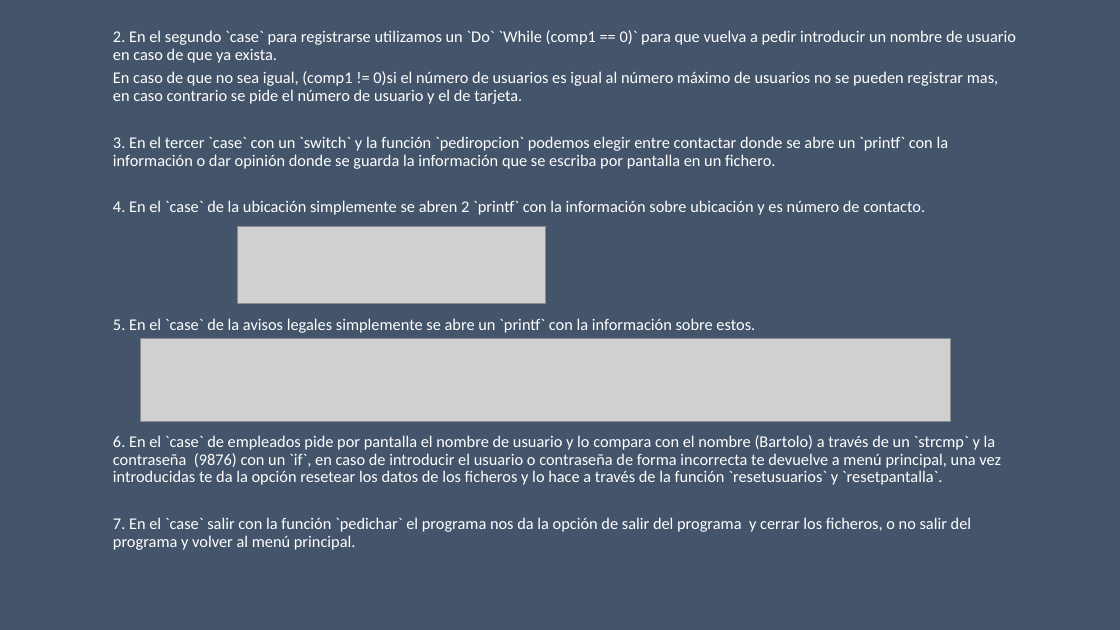
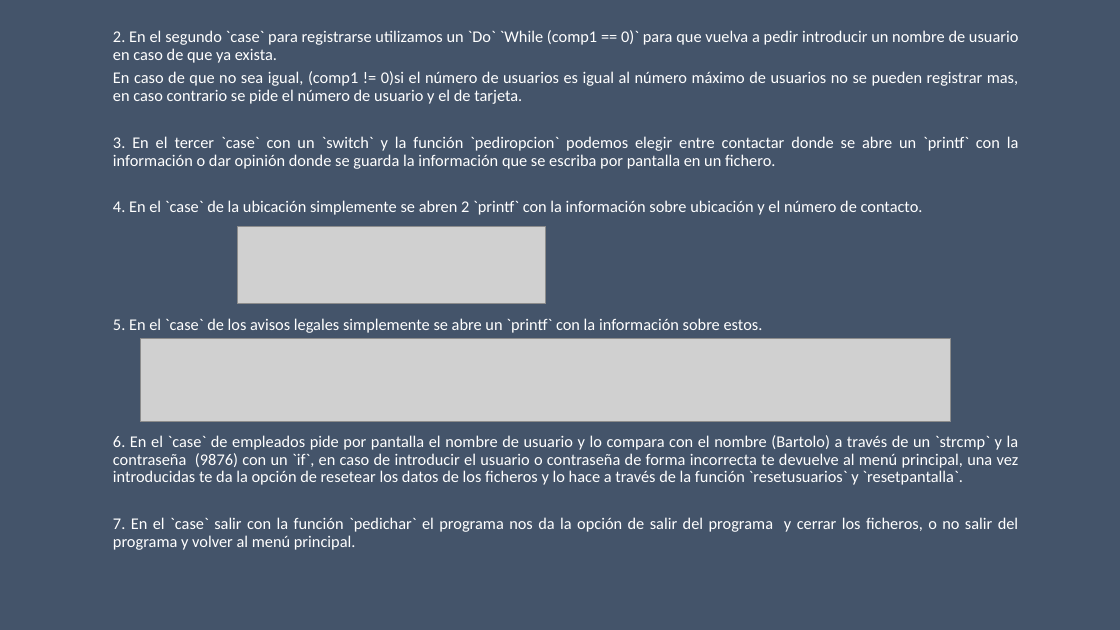
Before and after one commit to aigora/twE105-cinesbartolo, a slide deck: slide 4 of wiki.pptx. Drawn at 1120x630 pixels with LibreOffice and Linux fonts; fonts in the diff are those of the drawing; grey boxes stand for pictures. Boxes give left, top, right and bottom in pixels: in the first picture for what was removed or moved away, otherwise in the second. Text is boxed around its words. In the diff, an @@ line names an element or a change of style, - is before the commit and + after.

```diff
--- a/wiki.pptx
+++ b/wiki.pptx
@@ text at bbox=[113, 30, 1019, 550]: alignment left to justified @@
@@ text at bbox=[113, 200, 1019, 485]: text changed @@
-  4. En el `case` de la ubicación simplemente se abren 2 `printf` con la información sobre ubicación y es número de contacto.
-  5. En el `case` de la avisos legales simplemente se abre un `printf` con la información sobre estos.
-  6. En el `case` de empleados pide por pantalla el nombre de usuario y lo compara con el nombre (Bartolo) a través de un `strcmp` y la contraseña (9876) con un `if`, en caso de introducir el usuario o contraseña de forma incorrecta te devuelve a menú principal, una vez introducidas te da la opción resetear los datos de los ficheros y lo hace a través de la función `resetusuarios` y `resetpantalla`.
+  4. En el `case` de la ubicación simplemente se abren 2 `printf` con la información sobre ubicación y el número de contacto.
+  5. En el `case` de los avisos legales simplemente se abre un `printf` con la información sobre estos.
+  6. En el `case` de empleados pide por pantalla el nombre de usuario y lo compara con el nombre (Bartolo) a través de un `strcmp` y la contraseña (9876) con un `if`, en caso de introducir el usuario o contraseña de forma incorrecta te devuelve al menú principal, una vez introducidas te da la opción de resetear los datos de los ficheros y lo hace a través de la función `resetusuarios` y `resetpantalla`.
```
Also in this commit, not shown: 4 other slides changed.
